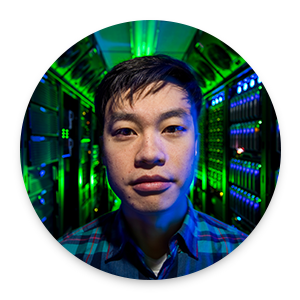
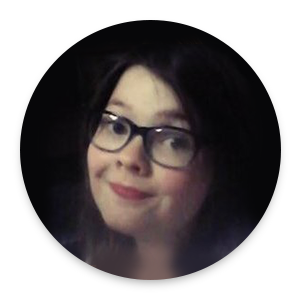
Layer changes from the first 300 x 300 image to the second:
added layer "LinkedIn Profile" above "Headshot" over [20, 20, 281, 280]
added layer "Headshot" above "connor-lee-wen" over [20, 20, 281, 280]
added layer "connor-lee-wen" above "1801-49 099" over [20, 20, 281, 280]
